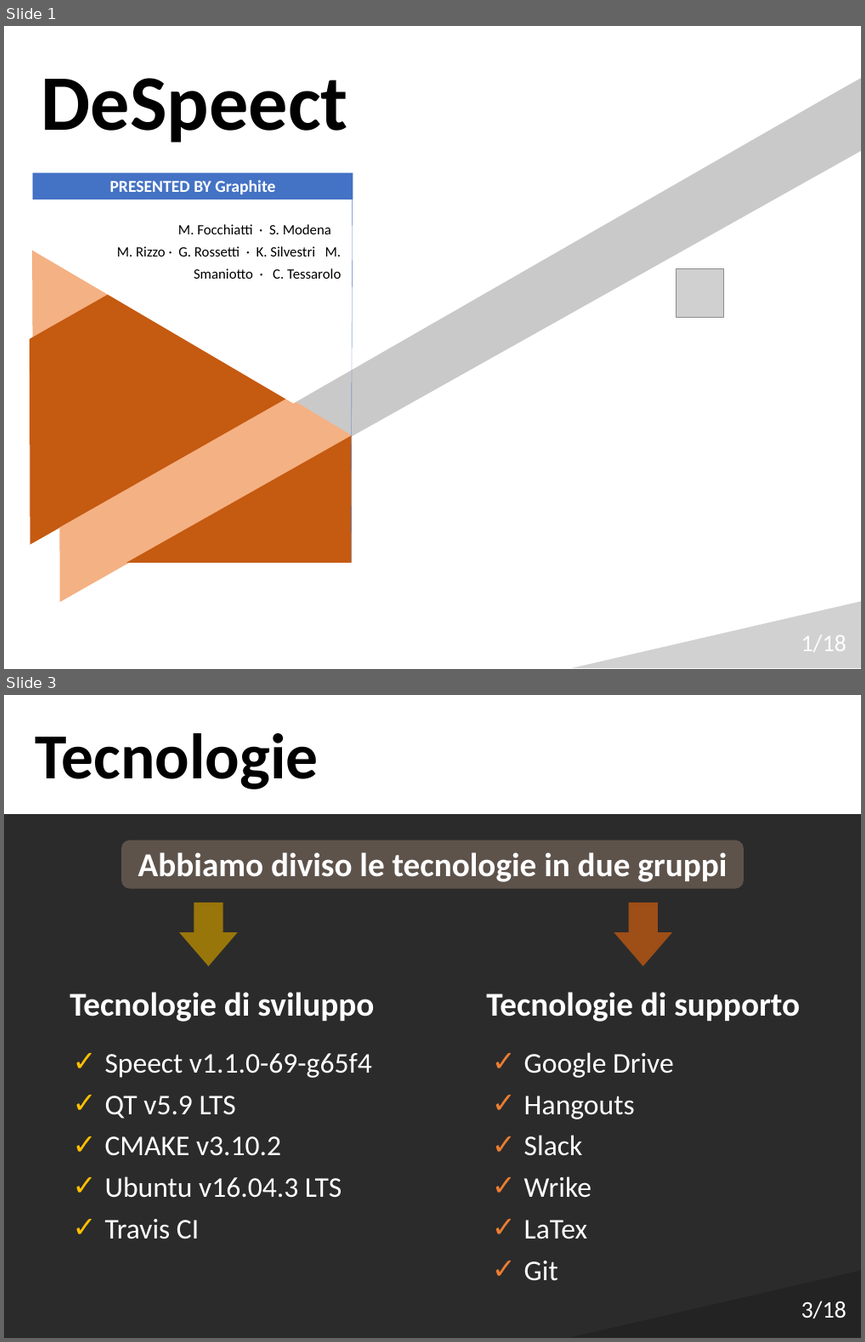
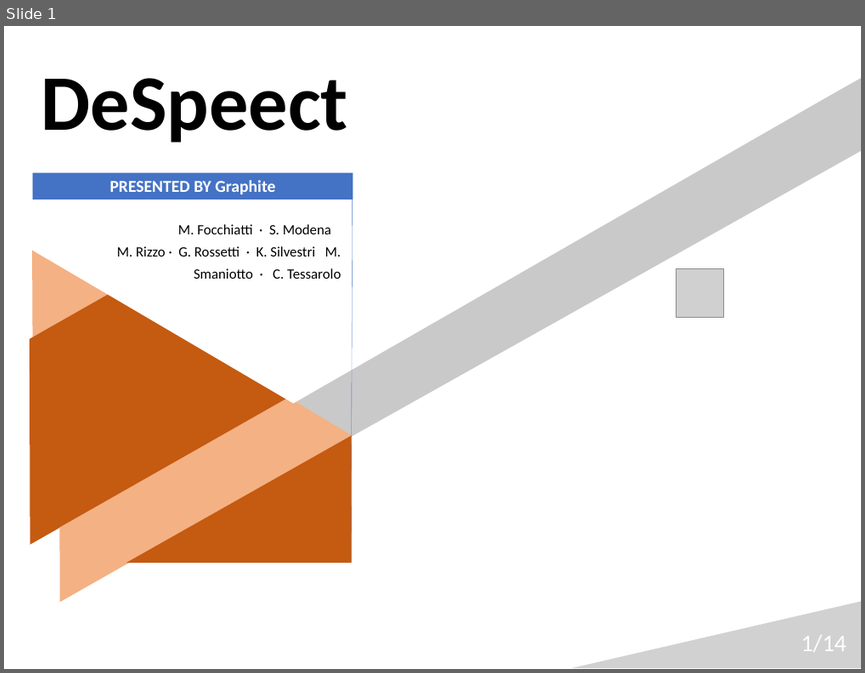
Before and after one commit to Italiaracerx/progettoSWE, a slide deck: Presentazioni/Presentazione TB 12-03-2018.pptx. Shown one above the other, each under a label of ours: slides 1 and 3 before the commit, slide 1 after it; the slides between them are not shown. The pictures are 865x1342 and 865x673 pixels, drawn with LibreOffice and Linux fonts; fonts in the diff are those of the drawing; grey boxes stand for pictures; background and template pictures are left out; a plain dark background stands for a picture behind light text. Boxes give left, top, right and bottom in pixels: in the first picture for what was removed or moved away, otherwise in the second. Text is boxed around its words. In the diff, an @@ line names an element or a change of style, - is before the commit and + after.

```diff
--- a/Presentazioni/Presentazione TB 12-03-2018.pptx
+++ b/Presentazioni/Presentazione TB 12-03-2018.pptx
@@ slide 3 removed at [4, 695, 861, 1338], background picture (left out) @@
@@ rectangle removed at [4, 695, 861, 814] @@
@@ text removed at [35, 733, 318, 789] @@
-Tecnologie
@@ rounded rectangle removed at [121, 839, 744, 888] @@
@@ text removed at [138, 852, 726, 882] @@
-Abbiamo diviso le tecnologie in due gruppi
@@ right arrow removed at [179, 902, 237, 966] @@
@@ right arrow removed at [614, 902, 672, 966] @@
@@ text removed at [69, 992, 374, 1021] @@
-Tecnologie di sviluppo
@@ text removed at [486, 992, 800, 1021] @@
-Tecnologie di supporto
@@ text removed at [105, 1053, 372, 1239] @@
-✓ Speect v1.1.0-69-g65f4
-✓ QT v5.9 LTS
-✓ CMAKE v3.10.2
-✓ Ubuntu v16.04.3 LTS
-✓ Travis CI
@@ text removed at [524, 1052, 674, 1281] @@
-✓ Google Drive
-✓ Hangouts
-✓ Slack
-✓ Wrike
-✓ LaTex
-✓ Git
@@ triangle removed at [571, 1270, 861, 1337] @@
@@ text removed at [801, 1300, 846, 1318] @@
-3/18
@@ page number at [801, 635, 846, 652]: text changed @@
-1/18
+1/14
```
Also in this commit, not shown: 12 slides changed, 4 other slides removed.
